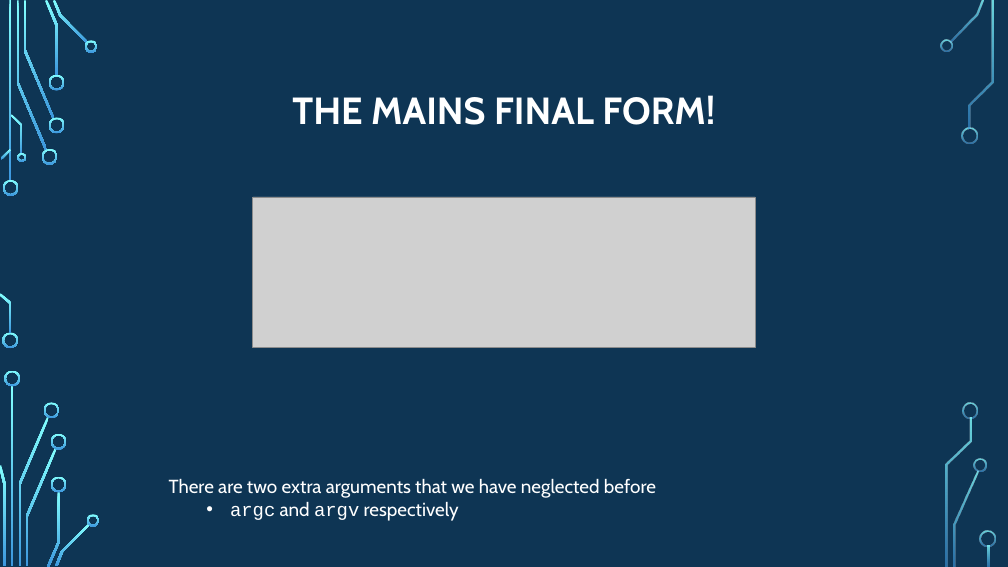
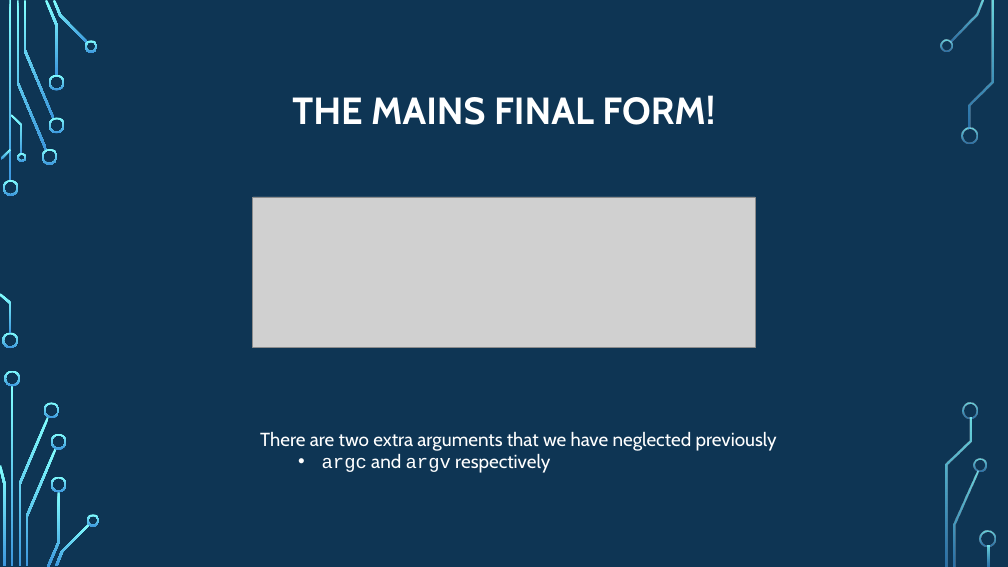
Before and after one commit to psypdt/ZIS_C-_Summer_Course_2019, a slide deck: slide 12 of Day_4/Day_4.pptx. Drawn at 1008x567 pixels with LibreOffice and Linux fonts; fonts in the diff are those of the drawing; grey boxes stand for pictures; background and template pictures are left out. Boxes give left, top, right and bottom in pixels: in the first picture for what was removed or moved away, otherwise in the second. Text is boxed around its words. In the diff, an @@ line names an element or a change of style, - is before the commit and + after.

```diff
--- a/Day_4/Day_4.pptx
+++ b/Day_4/Day_4.pptx
@@ text "There are two extra arguments ...": place and size @@
-text "There are two extra arguments ..." at [169,479,656,521]
+text "There are two extra arguments ..." at [260,432,777,473]
@@ text at [260,432,777,451]: text changed @@
-There are two extra arguments that we have neglected before
+There are two extra arguments that we have neglected previously
```
Also in this commit, not shown: 14 other slides changed, 2 slides added.
